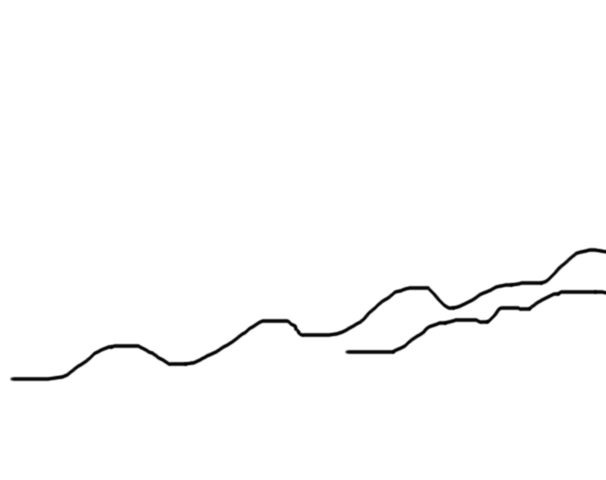
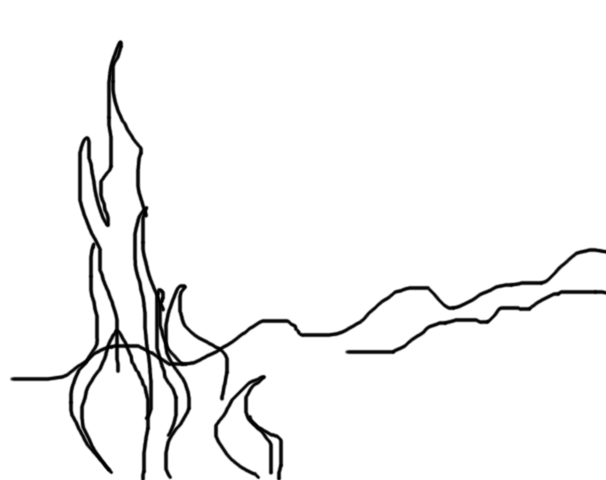
Revision of a layered 606 × 480 image; what changed, layer by layer:
painted on "landscape" over [68, 39, 284, 480]
